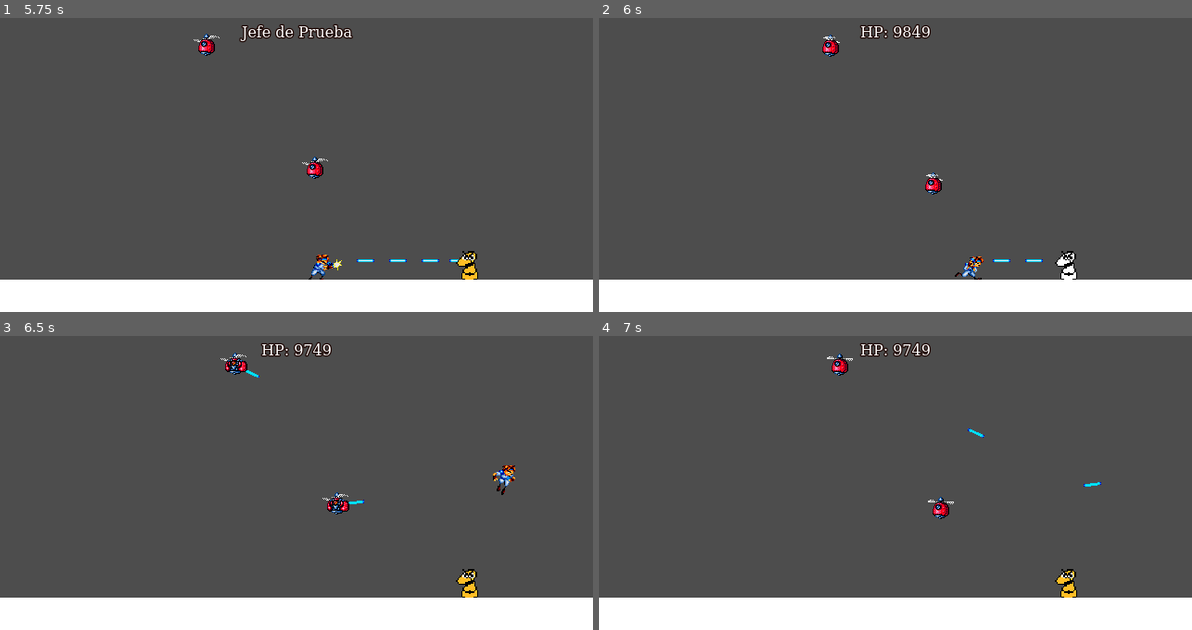
Above: before the commit, frames 1-4 (two rows, left to right).
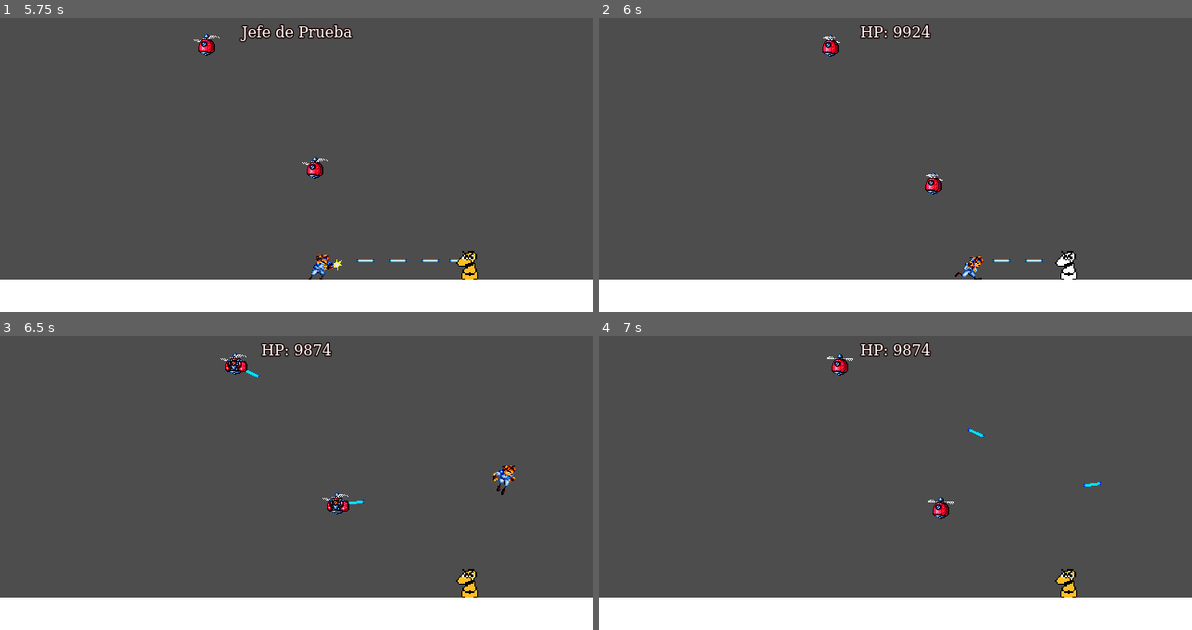
Above: after the commit, the same moments.

Repository: ninetycode/gunstar-heroes-remake
Game: Godot game, scene res://Levels/niveldeprueba.tscn
Same seed, same stepped clock (60 frames per second), same inputs: the game is played once before the commit and once after it.
Inputs:
- Up to frame 1 (5.75 s): tap Enter (ui_accept) at 0.5 s; hold Tab (ui_focus_next) 0.53-1.28 s; hold Right (ui_right) 0.53-2.03 s; tap Space (jump) at 0.77, 1.52, 3.02, 3.77, 4.52 s; tap X (disparo) at 1.35, 4.35 s; tap Tab (ui_focus_next) at 1.55, 2.3, 2.85, 4.55, 5.3 s; hold C (disparo_fijo) 2.03-2.78 s; hold Left (ui_left) 2.03-4.28 s; hold Tab (ui_focus_next) 3.53-4.28 s; hold Right (ui_right) from 4.28 s (still down); hold C (disparo_fijo) from 5.03 s (still down)
- Up to frame 2 (6 s): keep holding Right (ui_right); release C (disparo_fijo) at 5.78 s; tap Tab (ui_focus_next) at 5.85 s
- Up to frame 3 (6.5 s): keep holding Right (ui_right); tap Space (jump) at 6.02 s
- Up to frame 4 (7 s): keep holding Right (ui_right); hold Tab (ui_focus_next) from 6.53 s (still down); tap Space (jump) at 6.77 s

Frame 1 is identical in both runs. In frame 2, 0.1% of the frame differs, in the area x 51-57%, y 2-7%; in frame 3, 0.2%; in frame 4, 0.2%.

Commit message:
ya no da error si te moris por un rayo laser y refactorice cositas
amigo vi una banda de weas que me daban miedo, pero lo saque al pingo y nada murio,, eso te pasa por  no repsonderme rapido

Diff:
--- a/Entities/Enemies/fly_state.gd
+++ b/Entities/Enemies/fly_state.gd
@@ -8,6 +8,8 @@
 	enemy.sprite.play("Fly") #
 
 func physics_update(delta: float) -> void:
+	if not is_instance_valid(enemy.player):
+		return
 	change_timer -= delta
 	if change_timer <= 0:
 		var angle = randf() * TAU
--- a/Systems/bullet_pool.gd
+++ b/Systems/bullet_pool.gd
@@ -4,7 +4,7 @@
 var _pool = []
 var _current_index = 0
 
-func initialize_pool(bullet_scene: PackedScene, damage: int):
+func initialize_pool(bullet_scene: PackedScene):
 	for i in range(max_bullets):
 		var bullet_instance = bullet_scene.instantiate()
 		add_child(bullet_instance)
--- a/Systems/game_events.gd
+++ b/Systems/game_events.gd
@@ -1,6 +1,10 @@
 extends Node
 
-# Señales globales que cualquier script puede escuchar
+@warning_ignore("unused_signal")
 signal boss_fight_started(nombre_boss: String, vida_max: int, vida_actual: int)
+
+@warning_ignore("unused_signal")
 signal boss_health_changed(vida_actual: int)
+
+@warning_ignore("unused_signal")
 signal boss_died()
--- a/Systems/hurtbox_component.gd
+++ b/Systems/hurtbox_component.gd
@@ -3,40 +3,6 @@
 
 @export var stats_component : Node
 
-func _ready():
-	area_entered.connect(_on_area_entered)
-
-func _on_area_entered(area: Area2D) -> void:
-	# --- CASO 1: SOS EL PLAYER Y TE PEGAN ---
-	if owner.is_in_group("Player"):
-		# Si es una BALA enemiga
-		if area.is_in_group("enemy_bullet"):
-			procesar_danio_y_desactivar_bala(area)
-
-		# Si es un ATAQUE MELEE (la patada del enemigo)
-		# Suponiendo que el pie/cuerpo del enemigo está en el grupo "enemy_melee"
-		elif area.is_in_group("enemy_melee") or area.owner.is_in_group("Enemies"):
-			# Si el enemigo te toca con su hitbox de ataque, recibís daño
-			var danio_melee = area.get("danio") if "danio" in area else 1
-			recibir_golpe(danio_melee)
-
-	# --- CASO 2: SOS UN ENEMIGO Y BLUE TE PEGA ---
-	elif owner.is_in_group("Enemies"):
-		if area.is_in_group("player_bullet"):
-			procesar_danio_y_desactivar_bala(area)
-
-		# Por si Blue también tiene un ataque melee (ej. un culatazo)
-		elif area.is_in_group("player_melee"):
-			var danio_melee = area.get("danio") if "danio" in area else 1
-			recibir_golpe(danio_melee)
-
-func procesar_danio_y_desactivar_bala(area: Area2D):
-	var d = area.get("danio") if "danio" in area else 1
-	recibir_golpe(d)
-
-	# Solo desactivamos si es un proyectil, para que no desaparezca el pie del enemigo jajaj
-	if area.owner.has_method("desactivar"):
-		area.owner.desactivar()
 
 func recibir_golpe(damage):
 	if stats_component != null:
--- a/Systems/weapon_component.gd
+++ b/Systems/weapon_component.gd
@@ -11,7 +11,7 @@
 	if arma_actual:
 		cooldown_timer.wait_time = arma_actual.fire_rate
 		# ¡Le damos la orden al Pool de fabricar las balas al iniciar!
-		BulletPool.initialize_pool(arma_actual.bullet_scene, arma_actual.danio)
+		BulletPool.initialize_pool(arma_actual.bullet_scene)
 
 func disparar():
 	if cooldown_timer.is_stopped() and arma_actual:
@@ -45,4 +45,4 @@
 	cooldown_timer.wait_time = arma_actual.fire_rate
 
 	# Reiniciamos el Pool con la nueva escena de bala (ej: lanzallamas o green bullet)
-	BulletPool.initialize_pool(arma_actual.bullet_scene, arma_actual.danio)
+	BulletPool.initialize_pool(arma_actual.bullet_scene)
--- a/enemy_fly_machine.gd
+++ b/enemy_fly_machine.gd
@@ -23,17 +23,7 @@
 	if state_machine:
 		state_machine.transition_to("HitState")
 
-# Conectamos la señal del HurtboxComponent (desde el Editor o por código)
-func _on_hurtbox_component_area_entered(hitbox: Area2D) -> void:
-	if hitbox.is_in_group("player_bullet"):
-		# Llamamos a la función de tu StatsComponent
-		stats.recibir_danio(1)
 
-		# Forzamos la transición al estado de Hit
-		state_machine.transition_to("HitState")
-
-		if hitbox.has_method("destroy"):
-			hitbox.destroy()
 
 # Estas funciones las usaremos dentro de los Estados (FlyState)
 func calcular_separacion() -> Vector2:
